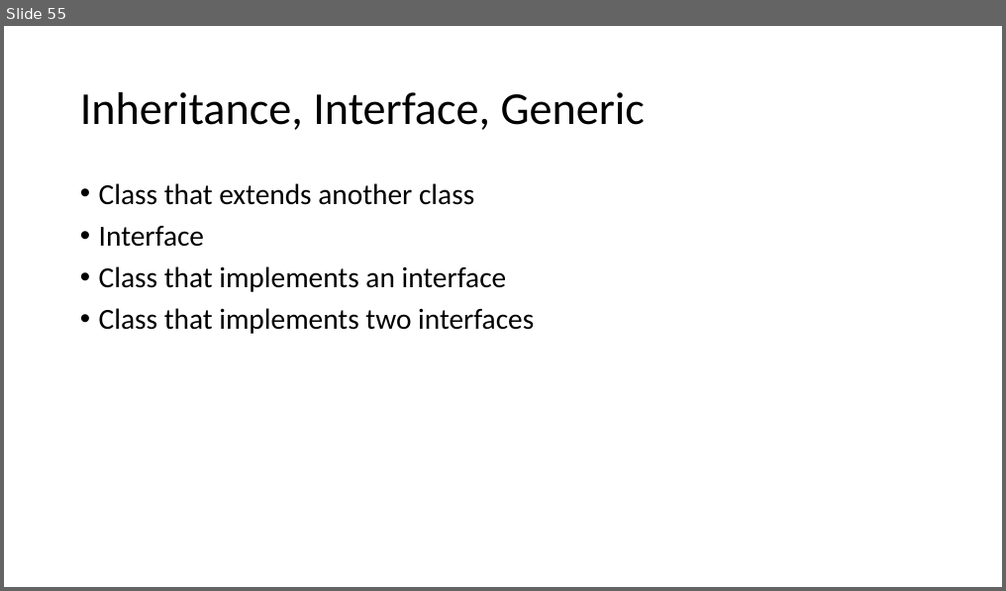
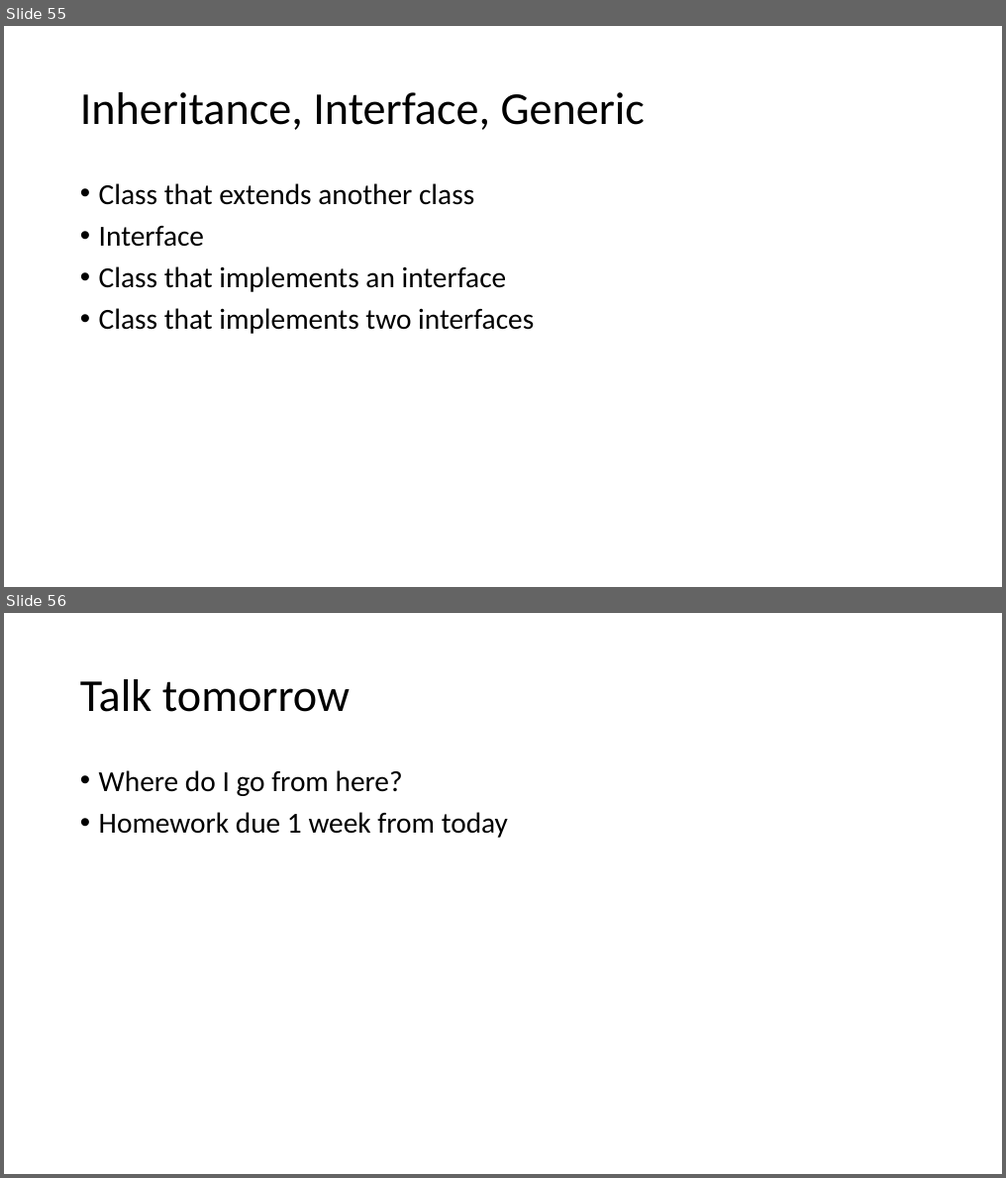
Before and after one commit to skalakm/232, a slide deck: notes.pptx. Shown one above the other, each under a label of ours: slide 55 before the commit, slides 55 and 56 after it. The pictures are 1006x591 and 1006x1178 pixels, drawn with LibreOffice and Linux fonts; fonts in the diff are those of the drawing. Boxes give left, top, right and bottom in pixels: in the first picture for what was removed or moved away, otherwise in the second. Text is boxed around its words. In the diff, an @@ line names an element or a change of style, - is before the commit and + after.

```diff
--- a/notes.pptx
+++ b/notes.pptx
@@ slide 56 added at (4,613,1002,1174), background #FFFFFF @@
@@ title added at (80,679,350,712), 44 pt, text #000000 @@
+Talk tomorrow
@@ text added at (99,770,508,838), 28 pt, text #000000 @@
+• Where do I go from here?
+• Homework due 1 week from today
```
Also in this commit, not shown: 5 other slides added.
